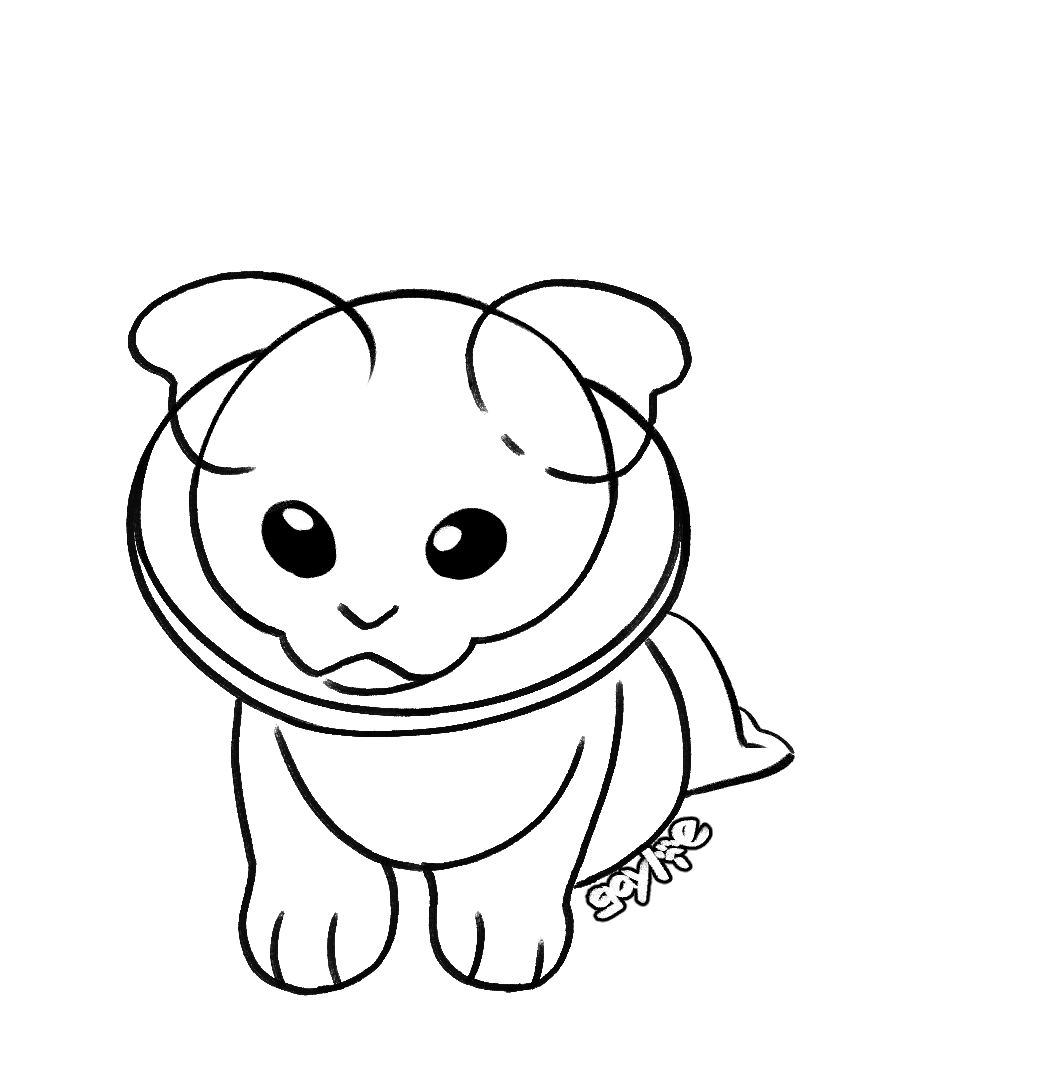
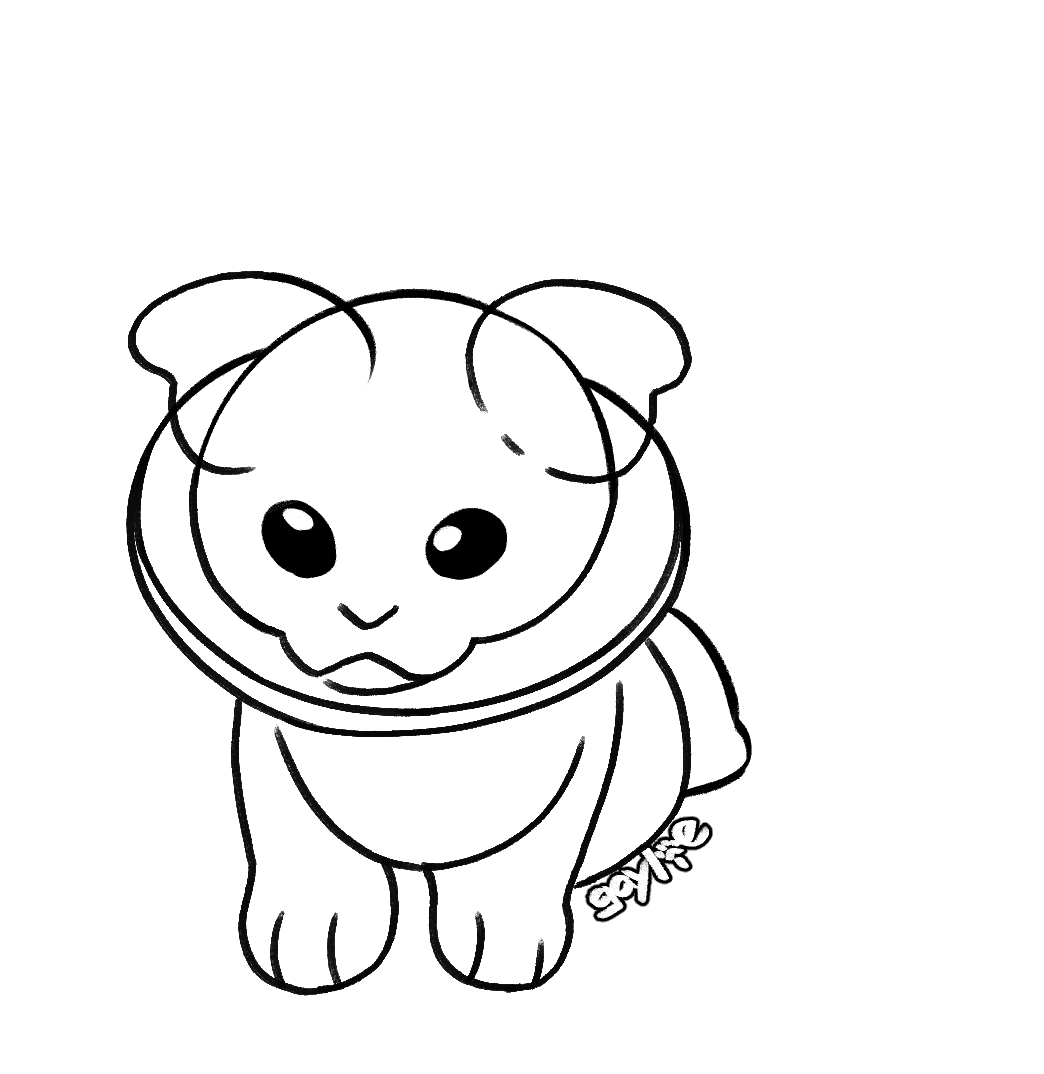
Revision of a layered 1044x1074 image; what changed, layer by layer:
hid "empty case" over [664, 610, 795, 798]
added layer "closed case" in group "tail" over [665, 607, 752, 799]
added layer "Layer 1" over [664, 607, 795, 799]
